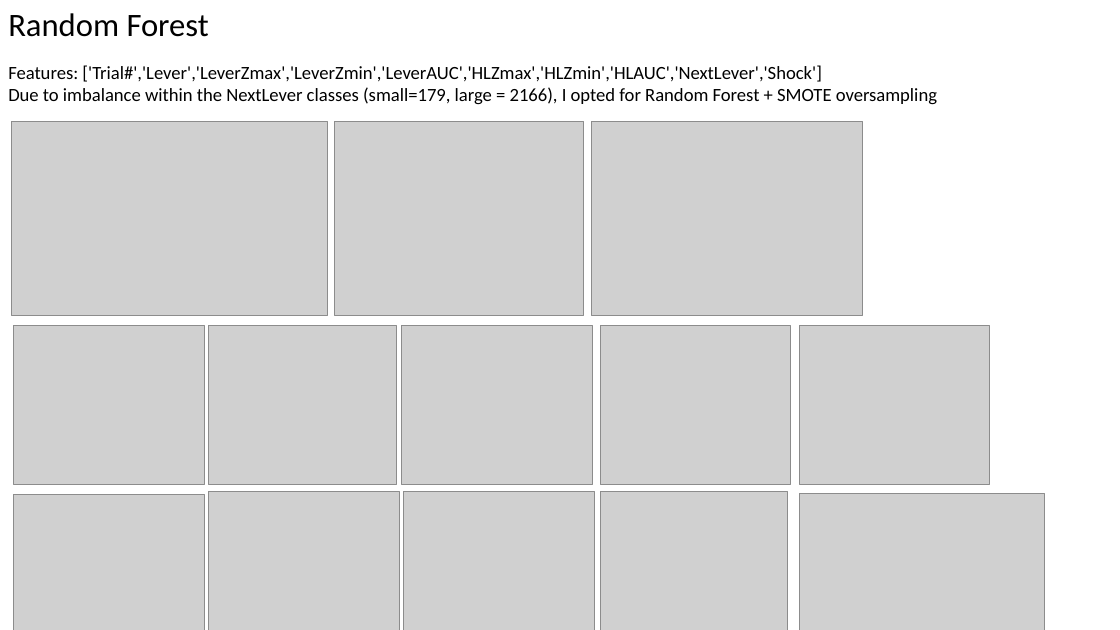
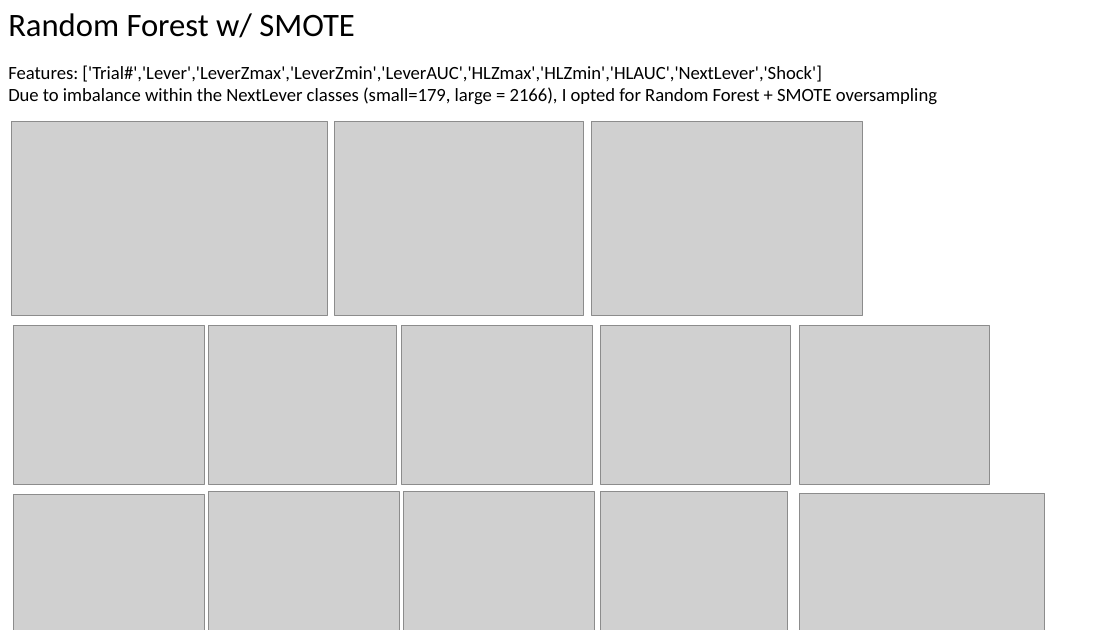
Before and after one commit to wonnpyon/ML-For-Beginners, a slide deck: slide 3 of PhotometryML.pptx. Drawn at 1120x630 pixels with LibreOffice and Linux fonts; fonts in the diff are those of the drawing; grey boxes stand for pictures. Boxes give left, top, right and bottom in pixels: in the first picture for what was removed or moved away, otherwise in the second. Text is boxed around its words. In the diff, an @@ line names an element or a change of style, - is before the commit and + after.

```diff
--- a/PhotometryML.pptx
+++ b/PhotometryML.pptx
@@ text at box(8, 13, 354, 38): text changed @@
-Random Forest
+Random Forest w/ SMOTE
```
Also in this commit, not shown: 1 other slide changed.
